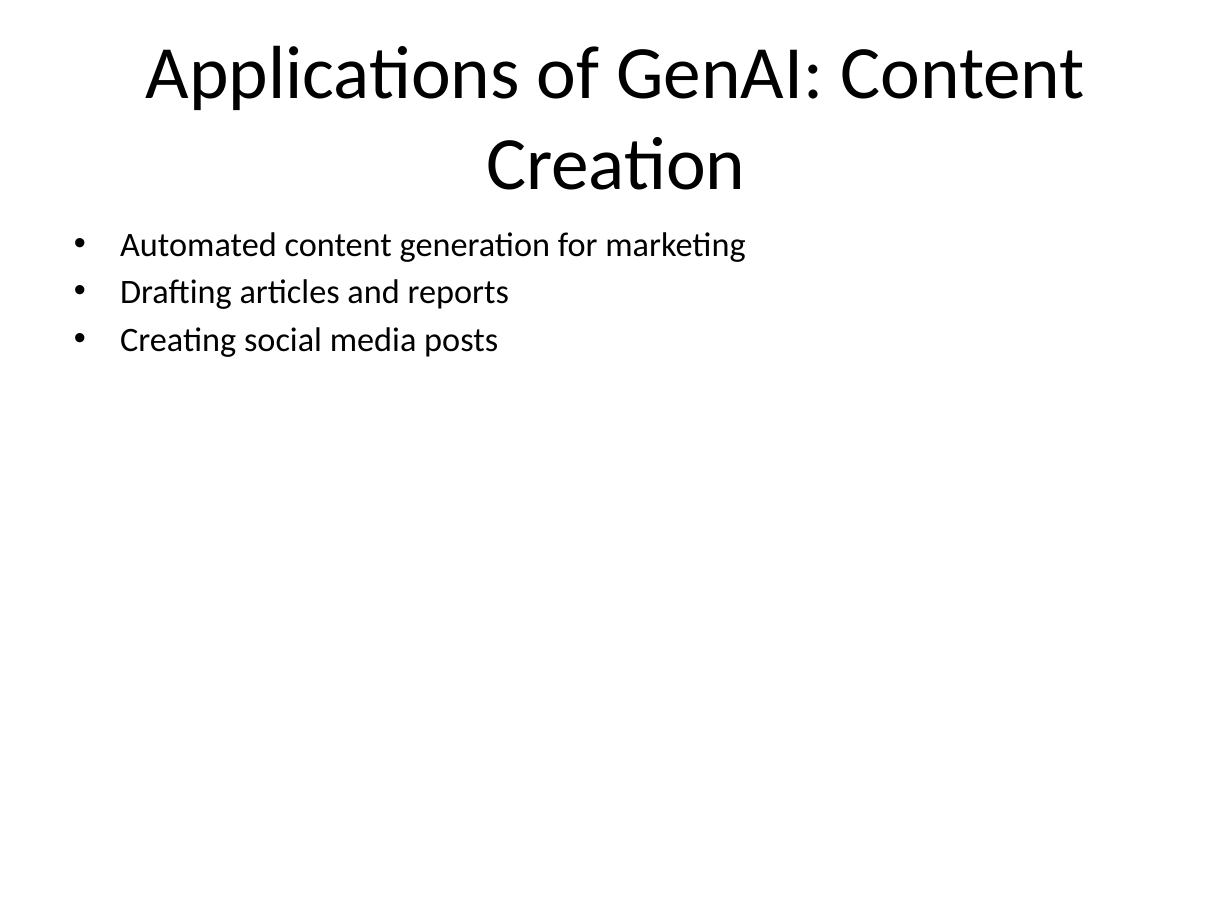
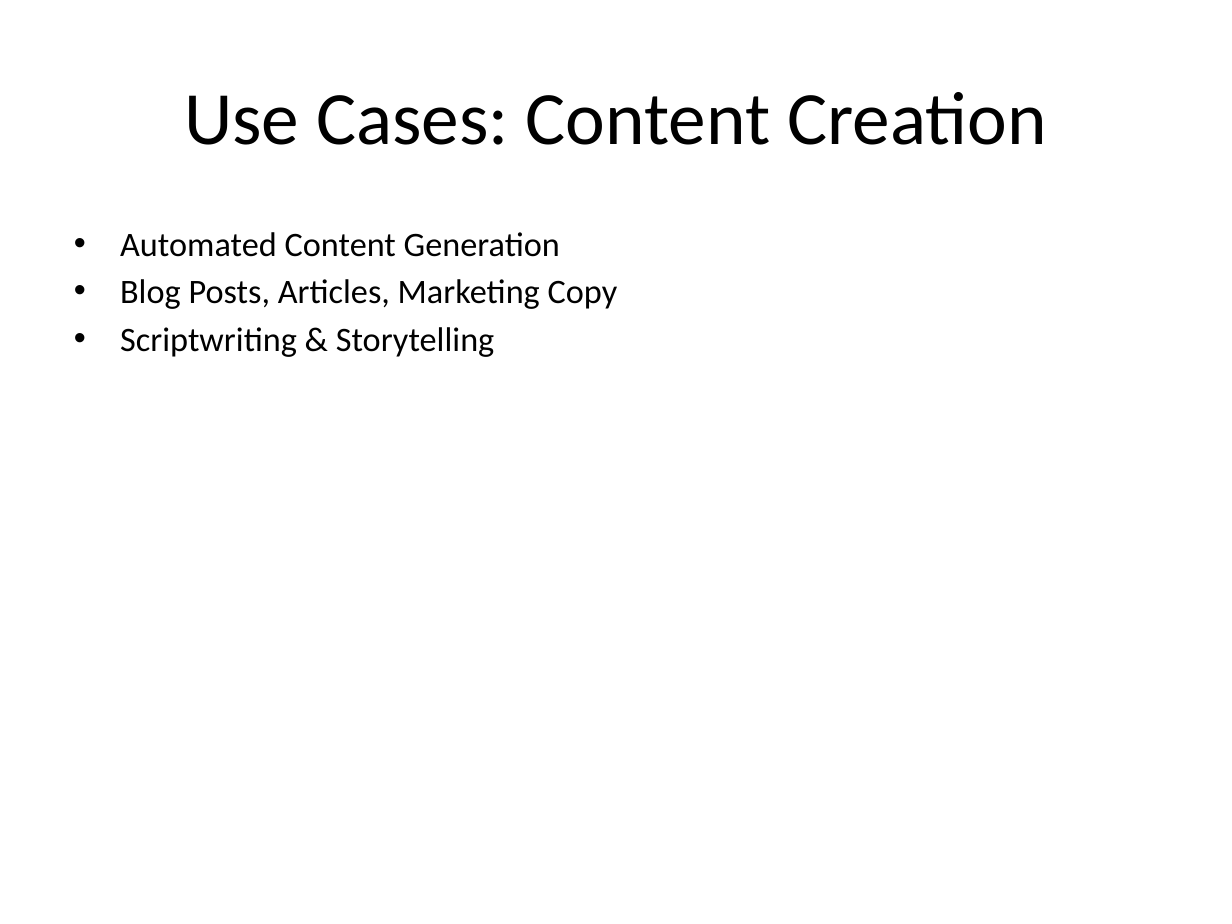
Before and after one commit to AkashAk2/fabric, a slide deck: slide 3 of services/agno_service/output.pptx. Drawn at 1232x924 pixels with LibreOffice and Linux fonts; fonts in the diff are those of the drawing. Boxes give left, top, right and bottom in pixels: in the first picture for what was removed or moved away, otherwise in the second. Text is boxed around its words. In the diff, an @@ line names an element or a change of style, - is before the commit and + after.

```diff
--- a/services/agno_service/output.pptx
+++ b/services/agno_service/output.pptx
@@ title at (x1=184, y1=92, x2=1046, y2=145): text changed @@
-Applications of GenAI: Content Creation
+Use Cases: Content Creation
@@ text at (x1=120, y1=232, x2=618, y2=357): text changed @@
-• Automated content generation for marketing
-• Drafting articles and reports
-• Creating social media posts
+• Automated Content Generation
+• Blog Posts, Articles, Marketing Copy
+• Scriptwriting & Storytelling
```
Also in this commit, not shown: 5 other slides changed, 4 slides added, 7 slides removed, 3 other files.
